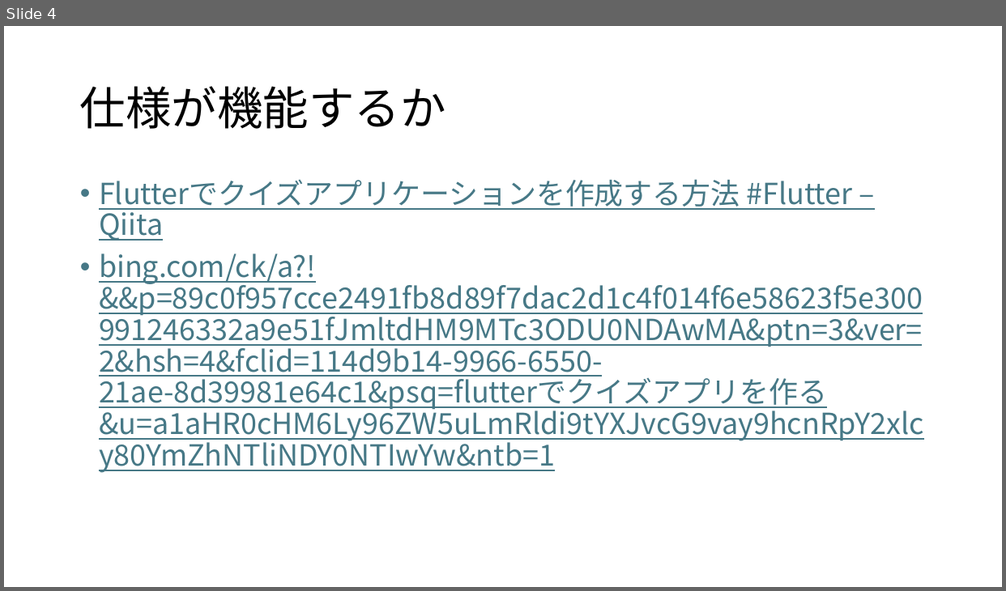
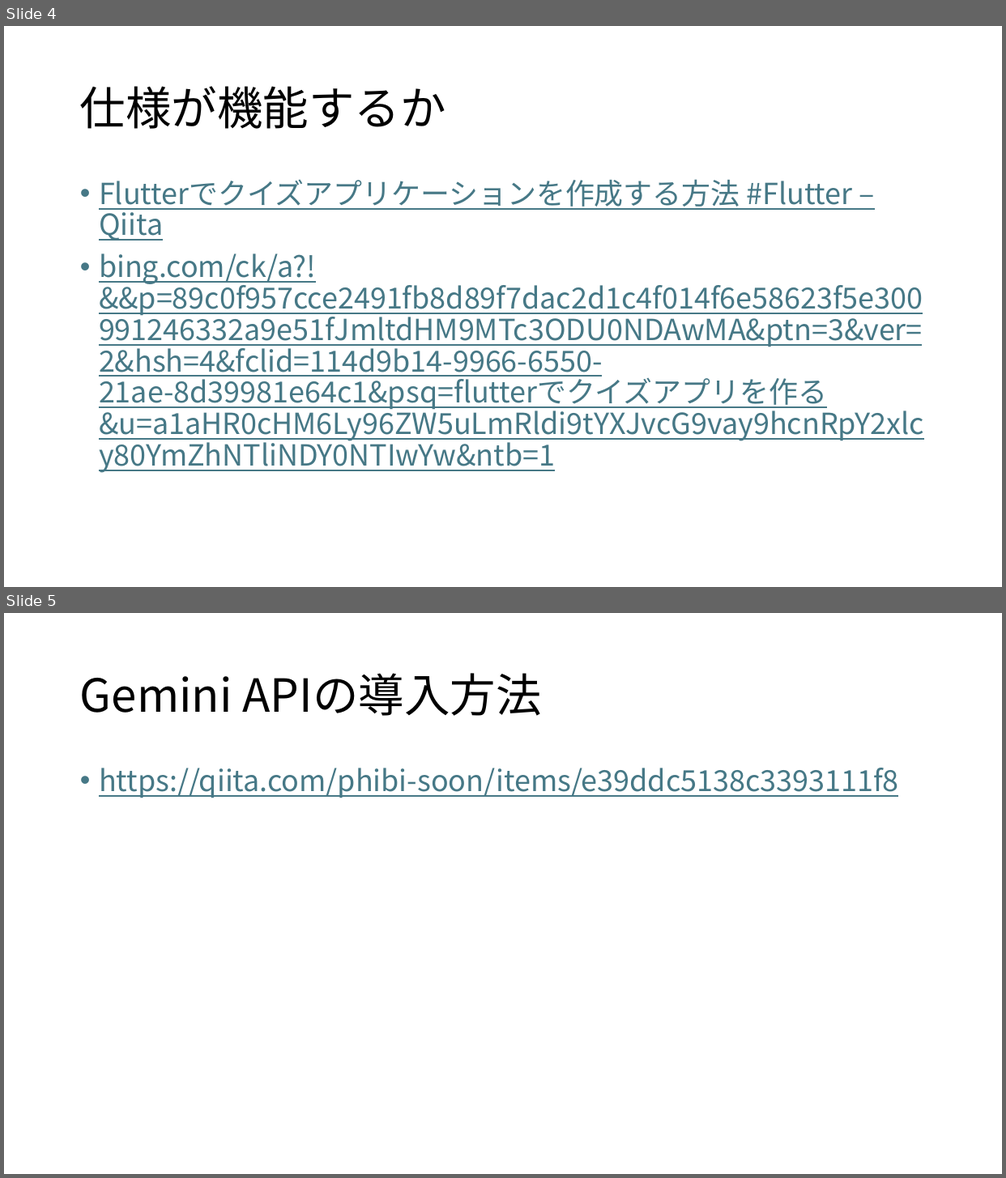
Before and after one commit to Maple-robin/flutter2025, a slide deck: flutter_仕様書.pptx. Shown one above the other, each under a label of ours: slide 4 before the commit, slides 4 and 5 after it. The pictures are 1006x591 and 1006x1178 pixels, drawn with LibreOffice and Linux fonts; fonts in the diff are those of the drawing. Boxes give left, top, right and bottom in pixels: in the first picture for what was removed or moved away, otherwise in the second. Text is boxed around its words. In the diff, an @@ line names an element or a change of style, - is before the commit and + after.

Commit message:
追記（gemini apiについて）

```diff
--- a/flutter_仕様書.pptx
+++ b/flutter_仕様書.pptx
@@ slide 5 added at (x1=4, y1=613, x2=1002, y2=1174), background #FFFFFF @@
@@ title added at (x1=80, y1=673, x2=542, y2=716), 44 pt, text #000000 @@
+Gemini APIの導入方法
@@ text added at (x1=99, y1=768, x2=899, y2=798), 28 pt, text #467886, underline @@
+• https://qiita.com/phibi-soon/items/e39ddc5138c3393111f8
```
Also in this commit, not shown: 1 slide changed, 1 other file.
